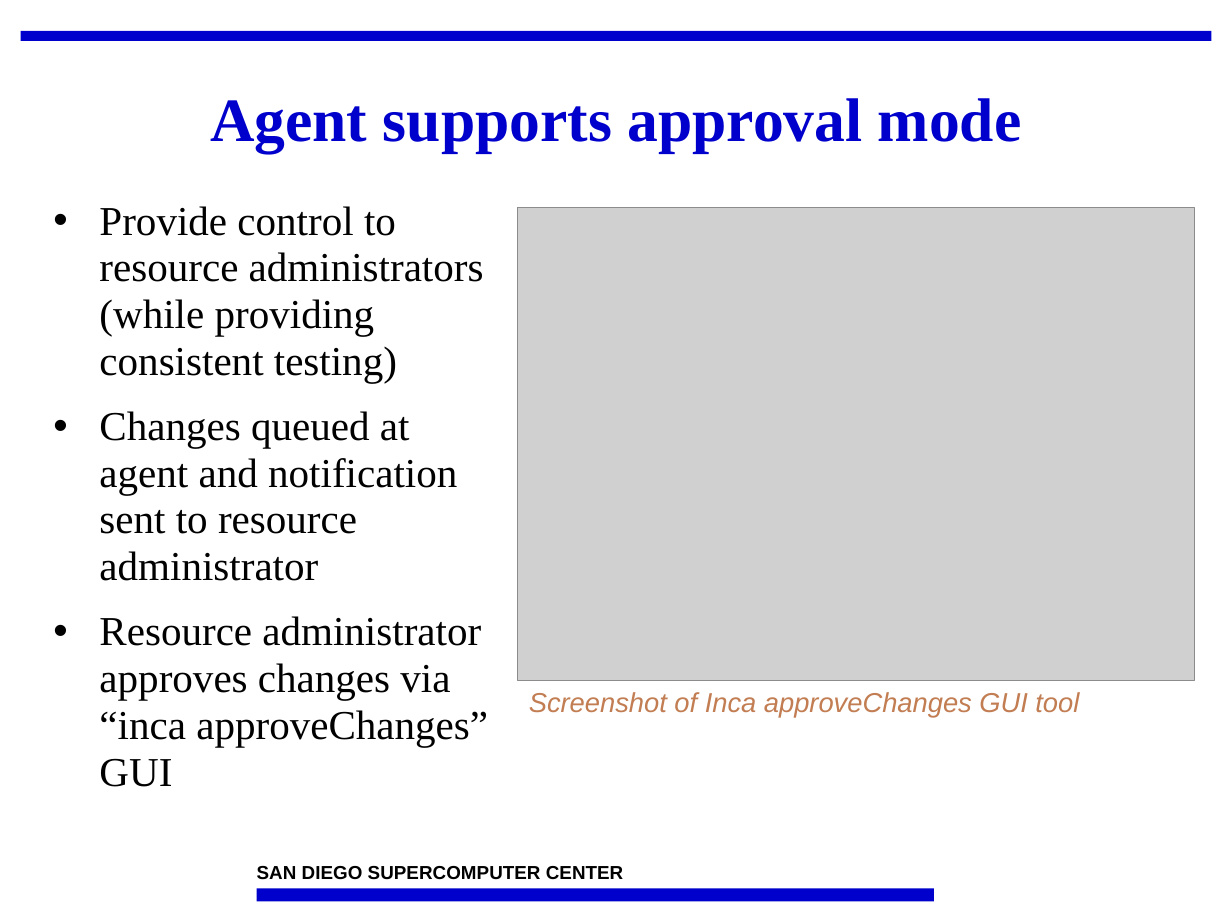
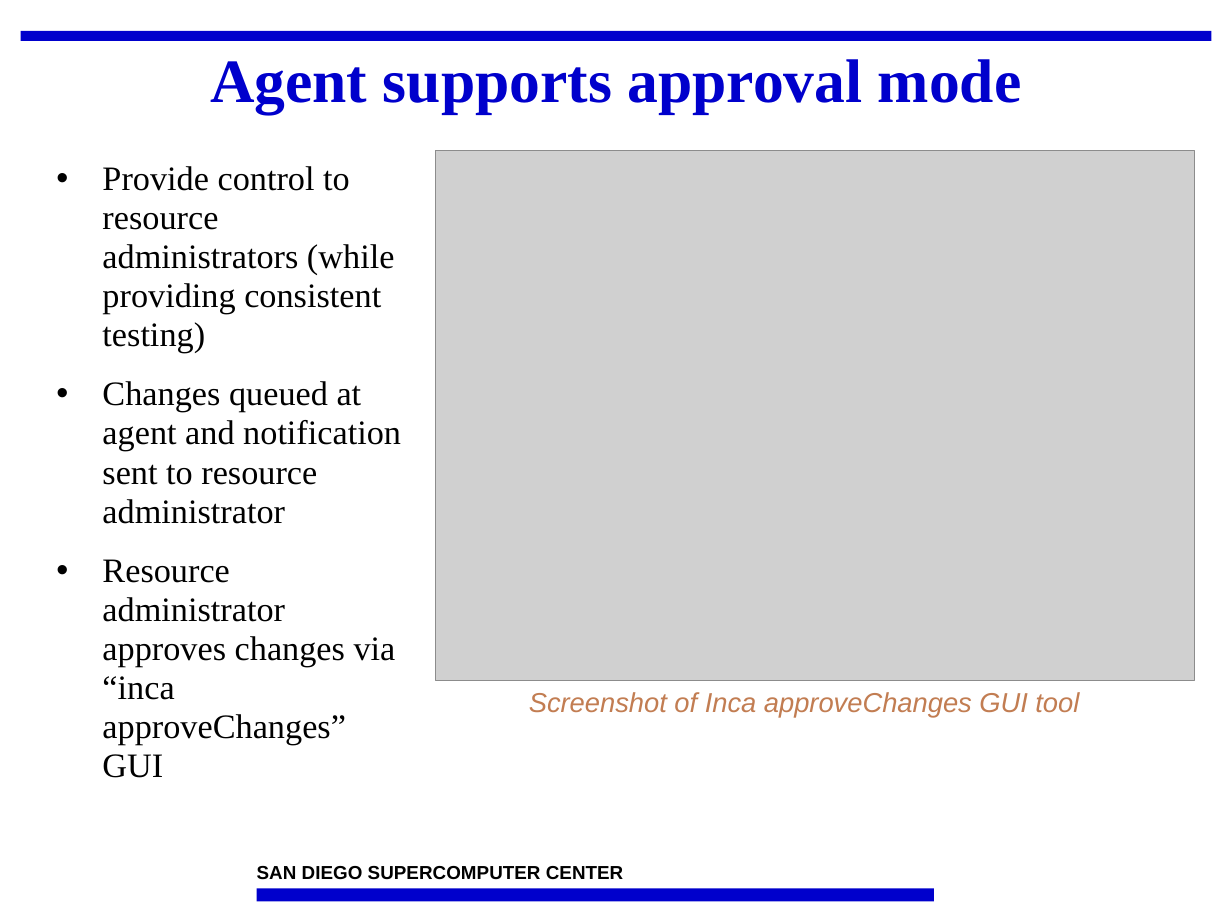
Before and after one commit to IncaProject/inca-xsede, a slide deck: slide 27 of talks/2010/2010workshop/control.pptx. Drawn at 1232x924 pixels with LibreOffice and Linux fonts; fonts in the diff are those of the drawing; grey boxes stand for pictures; background and template pictures are left out. Boxes give left, top, right and bottom in pixels: in the first picture for what was removed or moved away, otherwise in the second. Text is boxed around its words. In the diff, an @@ line names an element or a change of style, - is before the commit and + after.

```diff
--- a/talks/2010/2010workshop/control.pptx
+++ b/talks/2010/2010workshop/control.pptx
@@ title "Agent supports approval mode": place and size @@
-title "Agent supports approval mode" at [210, 98, 1022, 153]
+title "Agent supports approval mode" at [210, 59, 1022, 114]
@@ text "Provide control to resource administrators ...": place and size @@
-text "Provide control to resource administrators ..." at [99, 206, 488, 787]
+text "Provide control to resource administrators ..." at [102, 166, 401, 778]
@@ text "Provide control to resource administrators ..." at [102, 166, 401, 778]: size 24 to 20 pt; more space between paragraphs @@
@@ picture: place and size @@
-picture at [517, 208, 1195, 681]
+picture at [435, 150, 1194, 680]
```
Also in this commit, not shown: 9 other slides changed.
